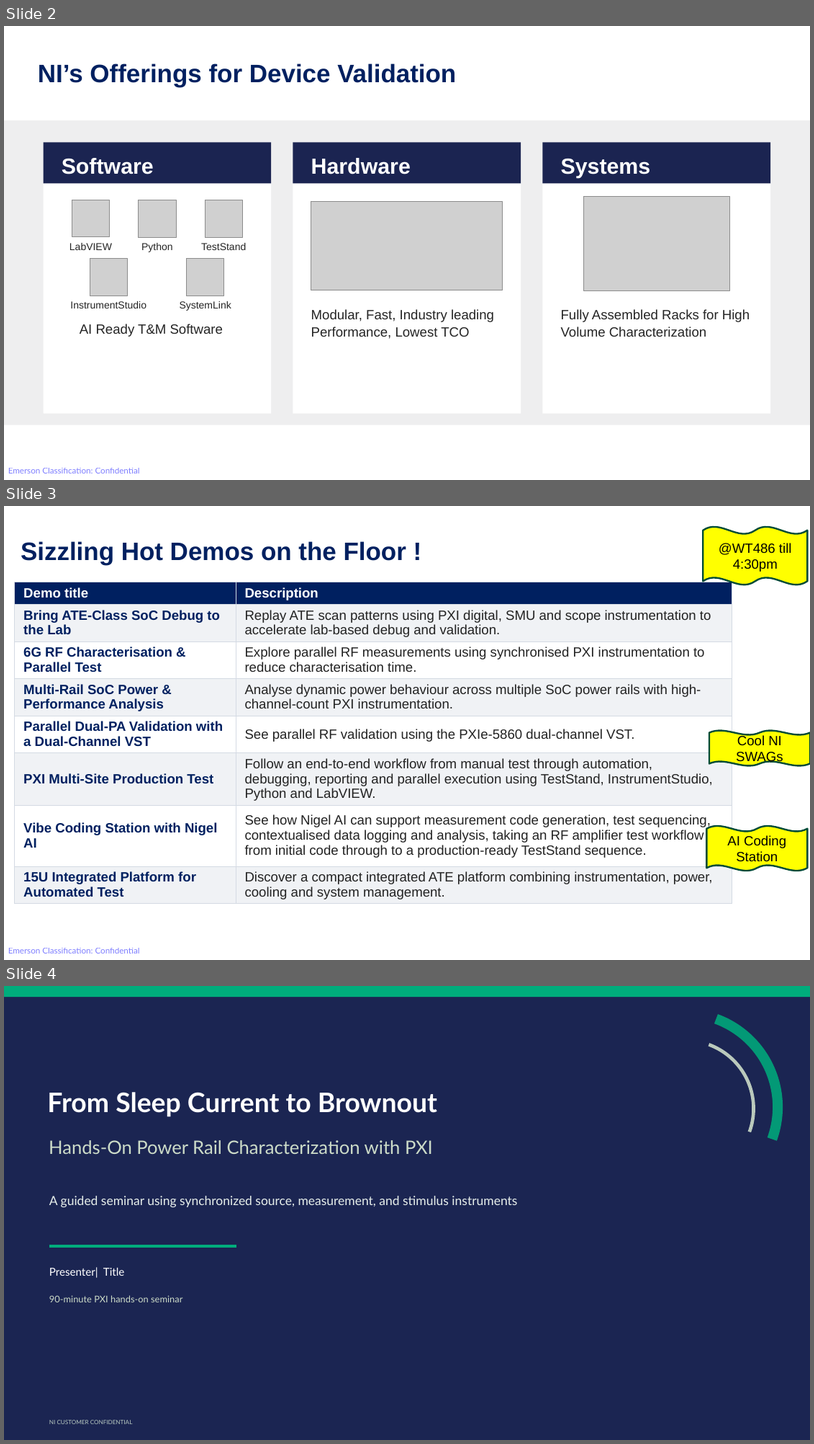
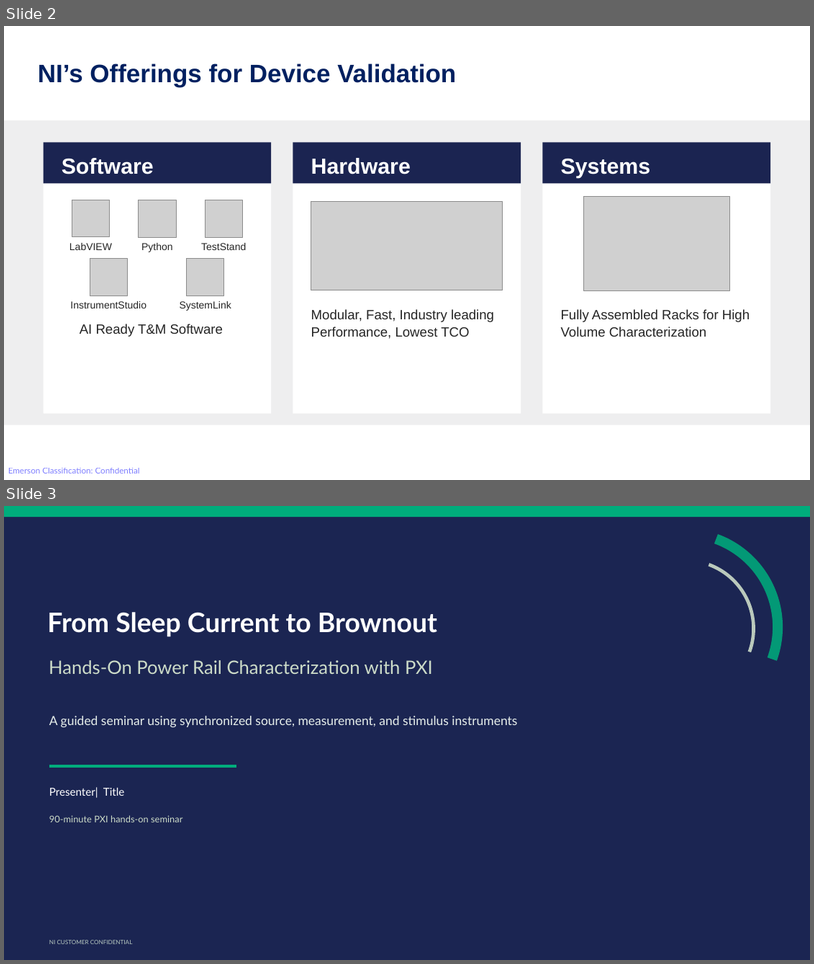
Before and after one commit to NISystemsEngineering/ni-HandsOn-PXIPowerRailMeasurements, a slide deck: docs/presenter/PXI_Hands_On_Seminar_Instructor_Slides.pptx. Shown one above the other, each under a label of ours: slides 2, 3 and 4 before the commit, slides 2 and 3 after it. The pictures are 814x1444 and 814x964 pixels, drawn with LibreOffice and Linux fonts; fonts in the diff are those of the drawing; grey boxes stand for pictures; background and template pictures are left out. Boxes give left, top, right and bottom in pixels: in the first picture for what was removed or moved away, otherwise in the second. Text is boxed around its words. In the diff, an @@ line names an element or a change of style, - is before the commit and + after.

```diff
--- a/docs/presenter/PXI_Hands_On_Seminar_Instructor_Slides.pptx
+++ b/docs/presenter/PXI_Hands_On_Seminar_Instructor_Slides.pptx
@@ slide 3 removed at (x1=4, y1=506, x2=810, y2=960), background #FFFFFF; not listed: 1 template element that a slide beside it also shows @@
@@ double wave removed at (x1=703, y1=527, x2=808, y2=584) @@
-@WT486 till 4:30pm
@@ title removed at (x1=21, y1=541, x2=406, y2=565) @@
-Sizzling Hot Demos on the Floor !
@@ table removed at (x1=14, y1=582, x2=733, y2=921), 8 rows, 2 columns @@
-Demo title | Description
-Bring ATE-Class SoC Debug to the Lab | Replay ATE scan patterns using PXI digital, SMU and scope instrumentation to accelerate lab-based debug and validation.
-6G RF Characterisation & Parallel Test | Explore parallel RF measurements using synchronised PXI instrumentation to reduce characterisation time.
-Multi-Rail SoC Power & Performance Analysis | Analyse dynamic power behaviour across multiple SoC power rails with high-channel-count PXI instrumentation.
-Parallel Dual-PA Validation with a Dual-Channel VST | See parallel RF validation using the PXIe-5860 dual-channel VST.
-PXI Multi-Site Production Test | Follow an end-to-end workflow from manual test through automation, debugging, reporting and parallel execution using TestStand, InstrumentStudio, Python and LabVIEW.
-Vibe Coding Station with Nigel AI | See how Nigel AI can support measurement code generation, test sequencing, contextualised data logging and analysis, taking an RF amplifier test workflow from initial code through to a production-ready TestStand sequence.
-15U Integrated Platform for Automated Test | Discover a compact integrated ATE platform combining instrumentation, power, cooling and system management.
@@ double wave removed at (x1=710, y1=731, x2=810, y2=765) @@
-Cool NI SWAGs
@@ double wave removed at (x1=707, y1=826, x2=808, y2=870) @@
-AI Coding Station
@@ what was slide 4 is now slide 3 @@
```
Also in this commit, not shown: 2 other slides removed.
